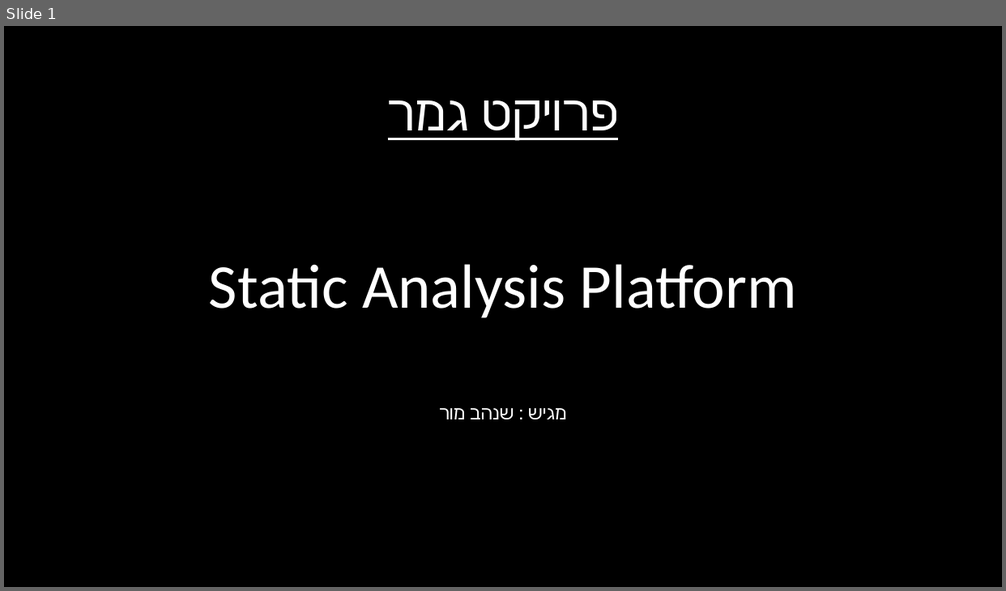
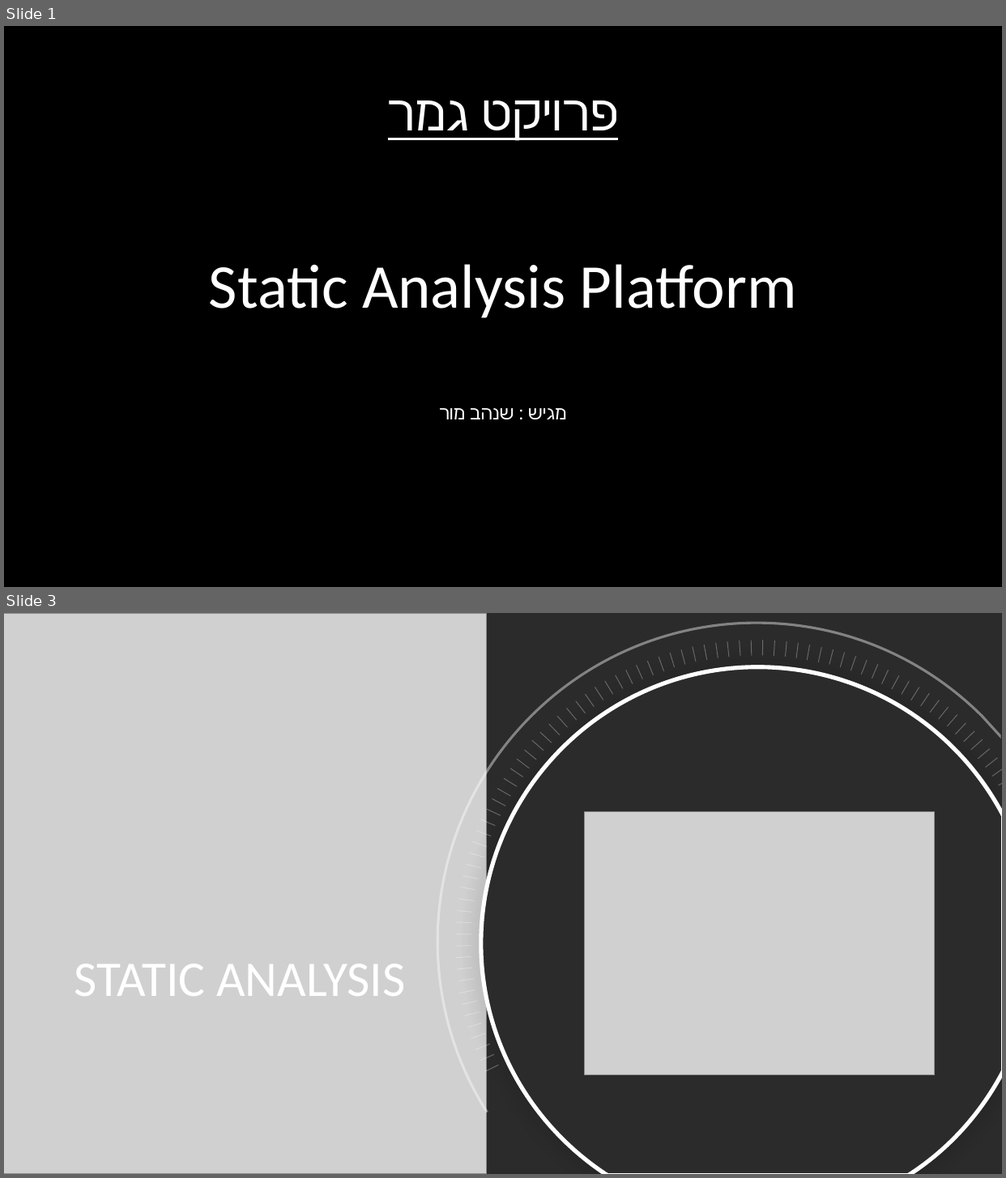
Before and after one commit to shenhavmor10/ShenhavProjNew, a slide deck: shenhavArmyNew/Word/פרויקט גמר.pptx. Shown one above the other, each under a label of ours: slide 1 before the commit, slides 1 and 3 after it; the slides between them are not shown. The pictures are 1006x591 and 1006x1178 pixels, drawn with LibreOffice and Linux fonts; fonts in the diff are those of the drawing; grey boxes stand for pictures; background and template pictures are left out; a plain dark background stands for a picture behind light text. Boxes give left, top, right and bottom in pixels: in the first picture for what was removed or moved away, otherwise in the second. Text is boxed around its words. In the diff, an @@ line names an element or a change of style, - is before the commit and + after.

```diff
--- a/shenhavArmyNew/Word/פרויקט גמר.pptx
+++ b/shenhavArmyNew/Word/פרויקט גמר.pptx
@@ slide 3 added at (4, 613, 1002, 1174), background picture (left out) @@
@@ picture added at (4, 613, 487, 1174) @@
@@ freeform shape added at (437, 621, 1001, 1113), fill #FFFFFF at 42% opacity @@
@@ freeform shape added at (481, 667, 1002, 1174), fill #FFFFFF, outline #000000 4 pt @@
@@ picture added at (584, 812, 935, 1075) @@
@@ title added at (74, 964, 405, 996), 48 pt, text #FFFFFF @@
+STATIC ANALYSIS
@@ group added at (455, 640, 1002, 1072): 78 lines @@
```
Also in this commit, not shown: 11 slides changed, 3 other slides added.
